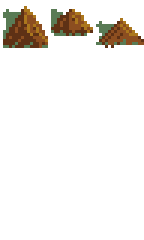
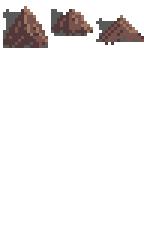
Two versions of the same layered image (144 × 240). Layer-by-layer changes:
added layer "shadow" (1st of 2) above "single mountains" over <box>3,9,138,48</box>
added layer "single mountains" above "old" over <box>3,6,144,48</box>
removed group "single mountains" (2 layers) over <box>3,6,144,48</box>
removed layer "Ebene 3 Kopie 5" from group "single mountains" over <box>3,6,144,48</box>
removed layer "shadows" (was 73%) from group "single mountains" over <box>3,9,138,48</box>
